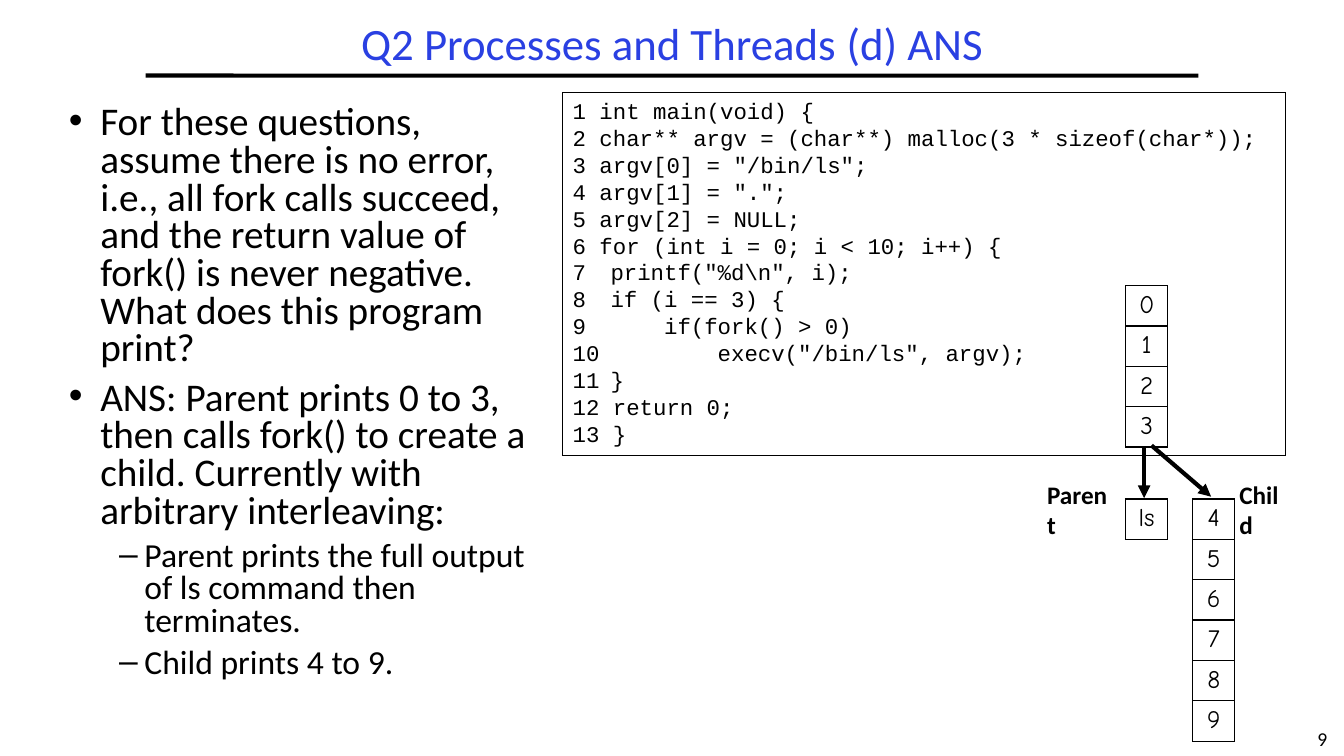
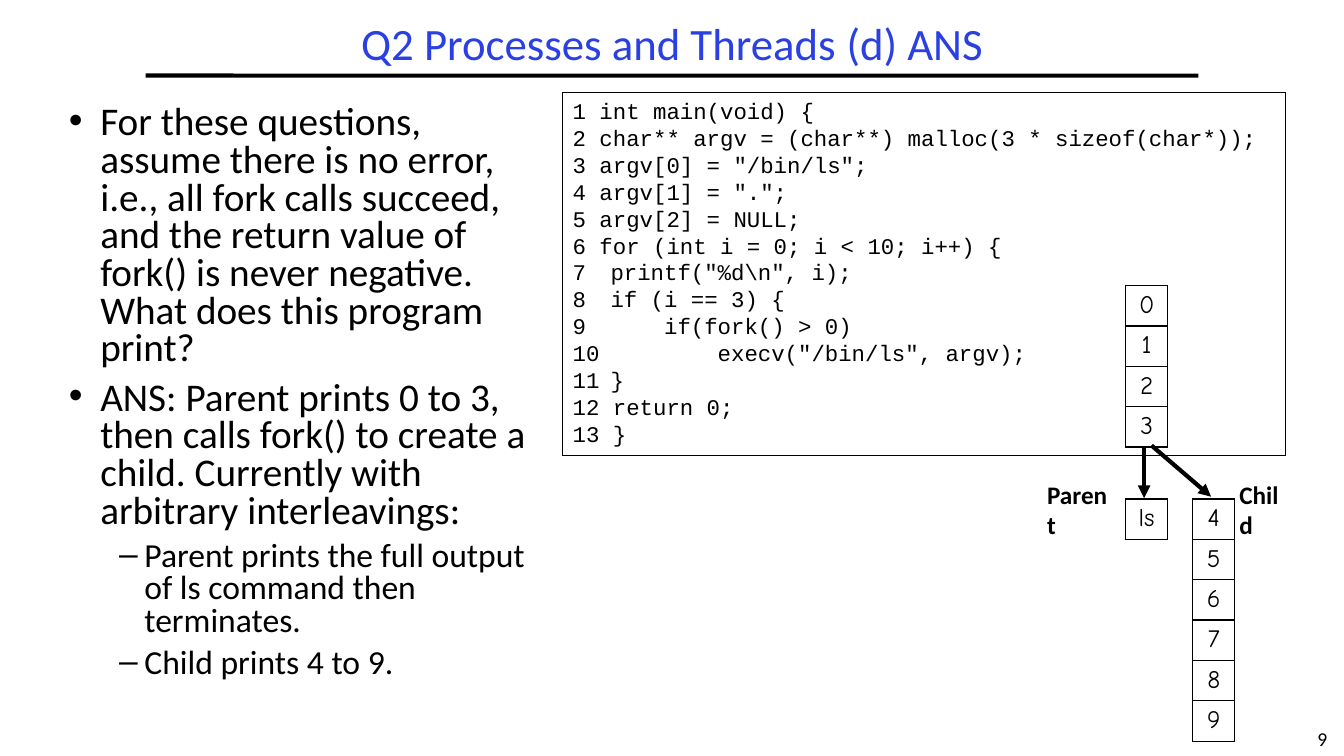
Before and after one commit to guhofstra/CSC256Fa25, a slide deck: slide 9 of PPTs/Exam/CSC256 Midterm Exam ANS Fa2025.pptx. Drawn at 1344x756 pixels with LibreOffice and Linux fonts; fonts in the diff are those of the drawing. Boxes give left, top, right and bottom in pixels: in the first picture for what was removed or moved away, otherwise in the second. Text is boxed around its words. In the diff, an @@ line names an element or a change of style, - is before the commit and + after.

```diff
--- a/PPTs/Exam/CSC256 Midterm Exam ANS Fa2025.pptx
+++ b/PPTs/Exam/CSC256 Midterm Exam ANS Fa2025.pptx
@@ text at [100,384,526,531]: text changed @@
-• ANS: Parent prints 0 to 3, then calls fork() to create a child. Currently with arbitrary interleaving:
+• ANS: Parent prints 0 to 3, then calls fork() to create a child. Currently with arbitrary interleavings:
```
Also in this commit, not shown: 6 other slides changed, 1 slide added, 2 other files.
